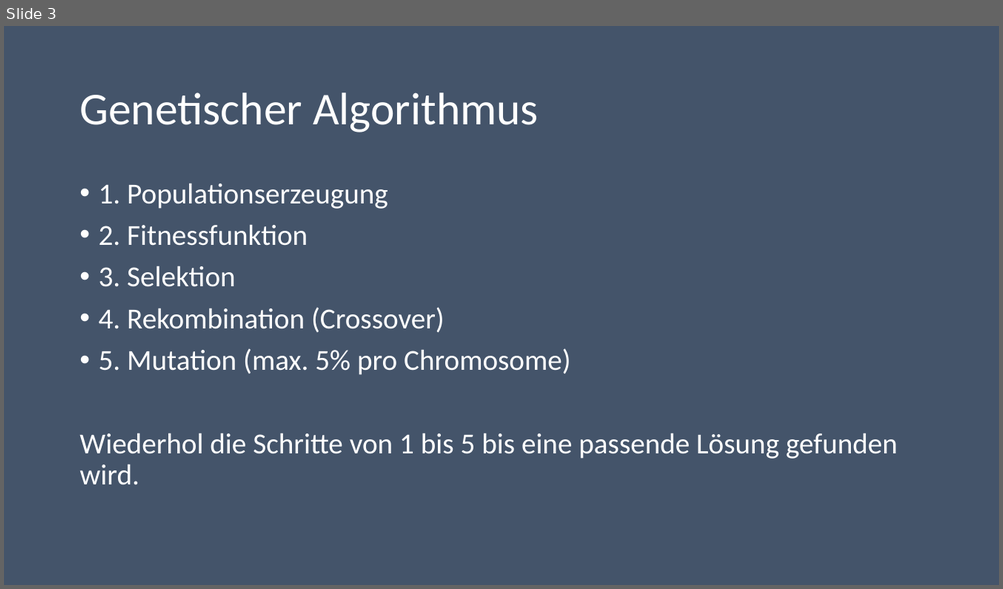
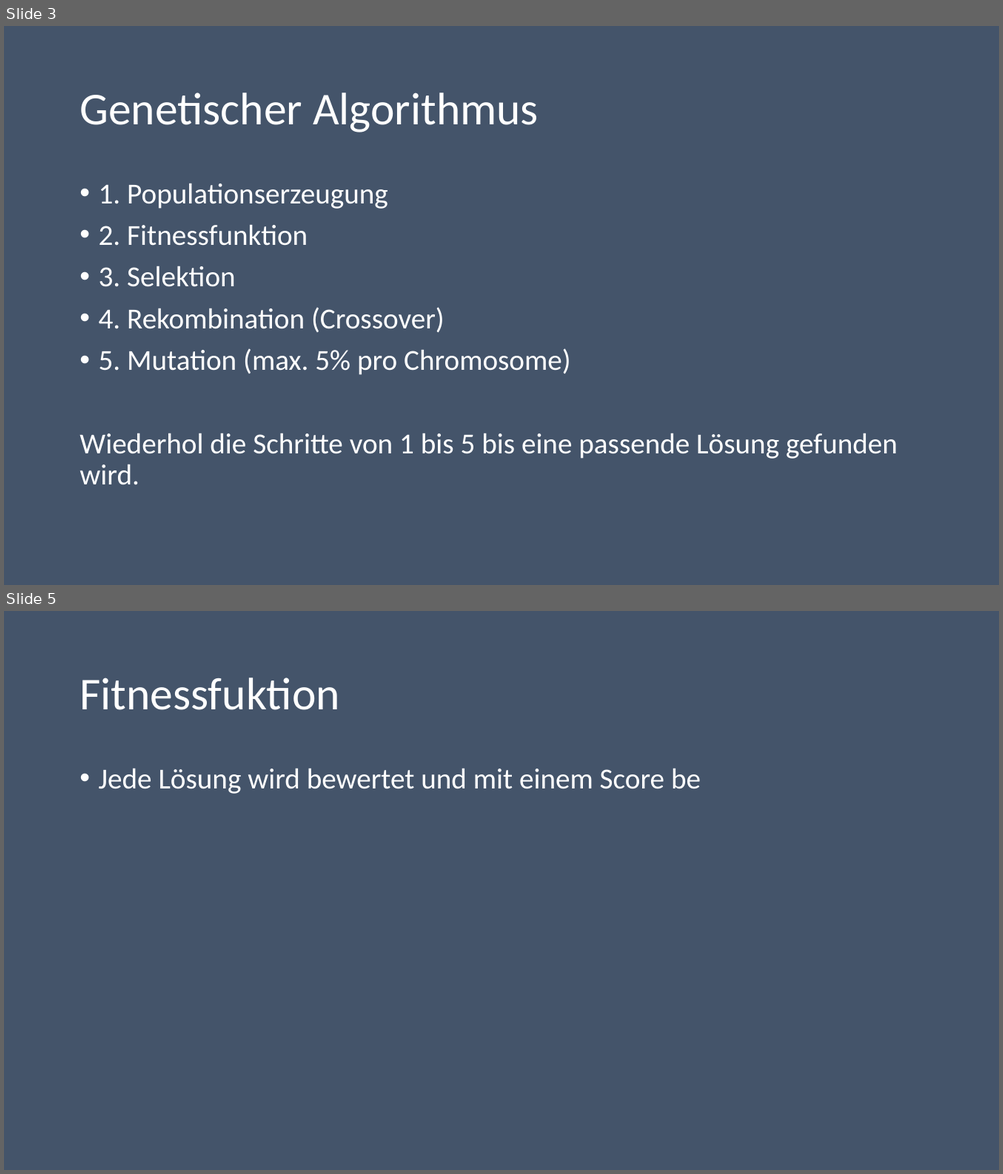
Before and after one commit to RodionKovalenko/gaFXGradle, a slide deck: gaFXGradle/AbgabeKovalenko/PrasentationKovalenko.pptx. Shown one above the other, each under a label of ours: slide 3 before the commit, slides 3 and 5 after it; the slides between them are not shown. The pictures are 1003x589 and 1003x1174 pixels, drawn with LibreOffice and Linux fonts; fonts in the diff are those of the drawing. Boxes give left, top, right and bottom in pixels: in the first picture for what was removed or moved away, otherwise in the second. Text is boxed around its words. In the diff, an @@ line names an element or a change of style, - is before the commit and + after.

```diff
--- a/gaFXGradle/AbgabeKovalenko/PrasentationKovalenko.pptx
+++ b/gaFXGradle/AbgabeKovalenko/PrasentationKovalenko.pptx
@@ slide 5 added at (x1=4, y1=611, x2=999, y2=1170), background #44546A @@
@@ title added at (x1=79, y1=678, x2=339, y2=710), 44 pt, text #FFFFFF @@
+Fitnessfuktion
@@ text added at (x1=99, y1=768, x2=700, y2=794), 28 pt, text #FFFFFF @@
+• Jede Lösung wird bewertet und mit einem Score be
```
Also in this commit, not shown: 1 slide changed, 6 other files.
